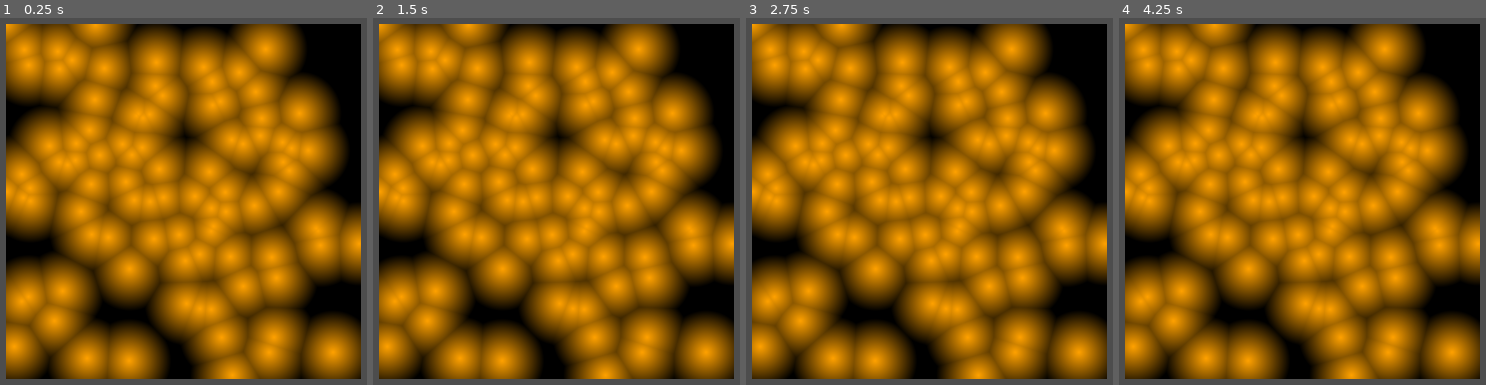
Above: before the commit, frames 1-4 (left to right).
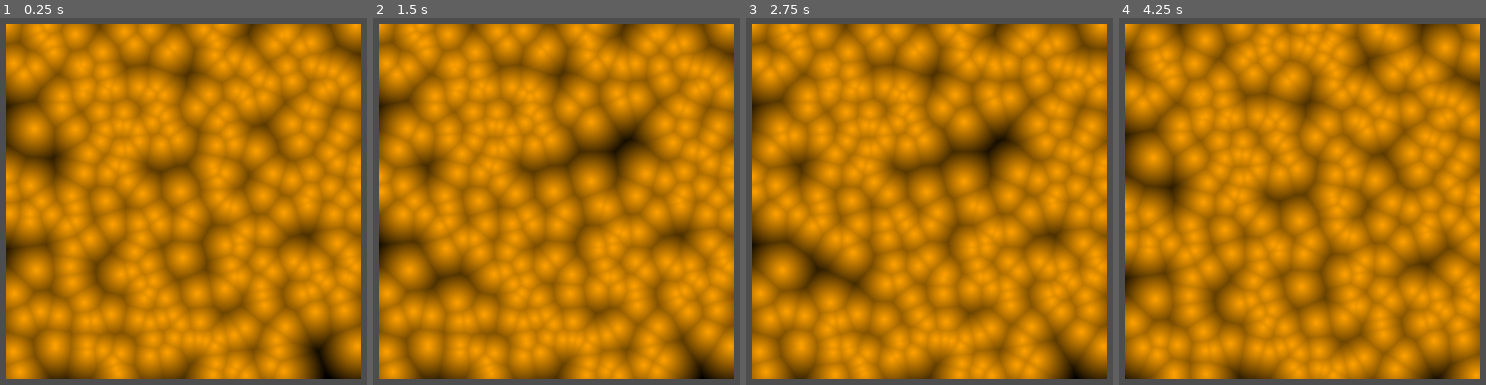
Above: after the commit, the same moments.

Repository: Seventyy/interactive-voronoi-cells-toy
Game: Godot game, scene res://main.tscn
Two runs of this game, one before a commit and one after it. Both use one fixed random seed, a clock stepped at 60 frames per second and the inputs below.
Inputs (mouse positions are in pixels of both pictures, inside the frame that each line leads up to):
- Up to frame 1 (0.25 s): no input
- Up to frame 2 (1.5 s): tap Enter at 0.5 s; drag from (556, 201) to (637, 102) at 0.52 s; tap Space at 1.25 s; drag from (395, 223) to (516, 289) at 1.27 s
- Up to frame 3 (2.75 s): tap Enter at 2 s; move the mouse to (1010, 102) at 2.02 s; hold Up (ui_up) from 2.03 s (still down); tap Shift at 2.1 s; click (1010, 102) at 2.17 s
- Up to frame 4 (4.25 s): release Up (ui_up) at 2.75 s; tap Space at 2.75 s; drag from (1262, 289) to (outside the picture) at 2.77 s; tap Enter at 3.5 s; move the mouse to (outside the picture) at 3.52 s; hold Down (ui_down) from 3.53 s (still down); tap O at 3.6 s; click (outside the picture) at 3.67 s

The runs differ from the first frame. In frame 1, 71% of the frame differs, in the area x 1-99%, y 1-99%; in frame 2, 71%; in frame 3, 71%; in frame 4, 72%.
Error before the commit: Parse Error: Identifier "points" not declared in the current scope. (res://texture.gd:12)

Commit message:
fajne, sadysfakcjonujące, na granicach chunków coś się chrzani

Diff:
--- a/chunk_manager.gd
+++ b/chunk_manager.gd
@@ -4,19 +4,20 @@
 
 const CHUNK_SIZE:int = 64
 const IMAGE_SIZE:int = 512
+@warning_ignore("integer_division")
 const CHUNK_COUNT:int = IMAGE_SIZE / CHUNK_SIZE # in one axis
-const POINT_AMOUNT:int = 100
+const POINT_AMOUNT:int = 256
 
-var points:Array[Vector2]
+var points:Array[Vector2i]
 var chunks:Dictionary[Vector2i, Chunk]
 
 class Chunk:
 	var points:Array[Vector2i]
 
 
-func chunkate_all(unchunkated_points:Array[Vector2i]) -> void:
-	var chunkated_points:Array[Vector2i]
-
+func chunkate_all() -> void:
+	initialise_chunks()
+	var unchunkated_points:Array[Vector2i] = points.duplicate()
 	for y in CHUNK_COUNT:
 		for x in CHUNK_COUNT:
 			var rect:Rect2i = Rect2i(Vector2i(x,y) * CHUNK_SIZE, Vector2i.ONE * CHUNK_SIZE)
@@ -47,7 +48,7 @@
 
 func _ready() -> void:
 	initialise_chunks()
-	var points:Array[Vector2i]
-	for point in texture.points:
+	var converted_points:Array[Vector2i]
+	for point in converted_points:
 		points.append(Vector2i(point))
-	chunkate_all(points)
+	chunkate_all()
--- /dev/null
+++ b/faller.gd
@@ -0,0 +1,15 @@
+extends Node
+
+@onready var chunk_manager: ChunkManager = %ChunkManager
+@onready var texture: TextureRect = %Texture
+
+func _process(_delta: float) -> void:
+	if (Input.is_action_pressed("ui_down")):
+		for i in chunk_manager.points.size():
+			if chunk_manager.points[i].y < chunk_manager.IMAGE_SIZE - 1:
+				chunk_manager.points[i].y += 1
+			else:
+				chunk_manager.points[i].x = randi_range(0, chunk_manager.IMAGE_SIZE - 1)
+				chunk_manager.points[i].y = 0
+		chunk_manager.chunkate_all()
+		texture.update_shader_parameters()
--- a/main.tscn
+++ b/main.tscn
@@ -1,10 +1,11 @@
-[gd_scene load_steps=9 format=4 uid="uid://d0esg5hek5a2q"]
+[gd_scene load_steps=8 format=4 uid="uid://d0esg5hek5a2q"]
 
 [ext_resource type="Shader" uid="uid://8to7l281cib" path="res://chunk_cells.gdshader" id="1_0xm2m"]
 [ext_resource type="Script" uid="uid://bi52kxq5xguh1" path="res://texture.gd" id="1_rnjbw"]
 [ext_resource type="Script" uid="uid://bckelvqodk075" path="res://chunk_manager.gd" id="3_h2yge"]
 [ext_resource type="Script" uid="uid://w0imv6x74fxf" path="res://teleporter.gd" id="4_1bvp3"]
-[ext_resource type="Script" uid="uid://cbselx76ah5wr" path="res://tool.gd" id="5_lquwl"]
+[ext_resource type="Script" uid="uid://drxukpqub8yl" path="res://faller.gd" id="5_lquwl"]
+[ext_resource type="Script" uid="uid://dg8t401vqhany" path="res://repeller.gd" id="6_7mycd"]
 
 [sub_resource type="ShaderMaterial" id="ShaderMaterial_0xm2m"]
 shader = ExtResource("1_0xm2m")
@@ -16,15 +17,6 @@
 shader_parameter/b = 0.0
 shader_parameter/c = 0.0
 shader_parameter/d = 0.0
-
-[sub_resource type="Gradient" id="Gradient_m7tpq"]
-offsets = PackedFloat32Array(0)
-colors = PackedColorArray(0, 0, 0, 1)
-
-[sub_resource type="GradientTexture2D" id="GradientTexture2D_ycrr1"]
-gradient = SubResource("Gradient_m7tpq")
-width = 512
-height = 512
 
 [node name="Main" type="Control"]
 layout_mode = 3
@@ -47,7 +39,6 @@
 anchor_bottom = 0.5
 grow_horizontal = 2
 grow_vertical = 2
-texture = SubResource("GradientTexture2D_ycrr1")
 script = ExtResource("1_rnjbw")
 
 [node name="ChunkManager" type="Node" parent="Texture"]
@@ -57,9 +48,11 @@
 [node name="Teleporter" type="Node" parent="Texture"]
 script = ExtResource("4_1bvp3")
 
-[node name="Tool" type="Node" parent="Texture"]
+[node name="Repeller" type="Node" parent="Texture"]
+script = ExtResource("6_7mycd")
+
+[node name="Faller" type="Node" parent="Texture"]
 script = ExtResource("5_lquwl")
 
-[node name="ShaderManager" type="Node" parent="Texture"]
-
 [connection signal="gui_input" from="Texture" to="Texture/Teleporter" method="_on_texture_gui_input"]
+[connection signal="gui_input" from="Texture" to="Texture/Repeller" method="_on_texture_gui_input"]
--- a/project.godot
+++ b/project.godot
@@ -15,6 +15,14 @@
 config/features=PackedStringArray("4.4", "Forward Plus")
 config/icon="res://icon.svg"
 
+[debug]
+
+settings/stdout/print_fps=true
+
+[display]
+
+window/vsync/vsync_mode=0
+
 [editor_plugins]
 
 enabled=PackedStringArray("res://addons/script-ide/plugin.cfg")
--- /dev/null
+++ b/repeller.gd
@@ -0,0 +1,17 @@
+extends Node
+
+@onready var chunk_manager: ChunkManager = %ChunkManager
+@onready var texture: TextureRect = %Texture
+#
+#func _on_texture_gui_input(event: InputEvent) -> void:
+	#if event is InputEventMouseMotion and Input.is_mouse_button_pressed(MOUSE_BUTTON_LEFT) and\
+	#Rect2i(Vector2i.ZERO, Vector2i.ONE * chunk_manager.IMAGE_SIZE).has_point(event.position):
+		#for i in range(-1, 2):
+			#for j in range(-1, 2):
+				#for point in chunk_manager.get_chunk(event.position).points:
+					#chunk_manager.remove_point(point)
+					#chunk_manager.chunkate_point(Vector2i(
+						#randi_range(0, chunk_manager.IMAGE_SIZE - 1),
+						#randi_range(0, chunk_manager.IMAGE_SIZE - 1)
+					#))
+				#texture.update_shader_parameters()
--- a/teleporter.gd
+++ b/teleporter.gd
@@ -1,10 +1,15 @@
 extends Node
 
 @onready var chunk_manager: ChunkManager = %ChunkManager
+@onready var texture: TextureRect = %Texture
 
 func _on_texture_gui_input(event: InputEvent) -> void:
-	if event is InputEventMouseButton:
-		if (event.button_index == MOUSE_BUTTON_LEFT):
-			for point in chunk_manager.get_chunk(event.position).points:
-				chunk_manager.remove_point(point)
-				chunk_manager.chunkate_point(point)
+	if event is InputEventMouseMotion and Input.is_mouse_button_pressed(MOUSE_BUTTON_LEFT) and\
+	Rect2i(Vector2i.ZERO, Vector2i.ONE * chunk_manager.IMAGE_SIZE).has_point(event.position):
+		for point in chunk_manager.get_chunk(event.position).points:
+			chunk_manager.remove_point(point)
+			chunk_manager.chunkate_point(Vector2i(
+				randi_range(0, chunk_manager.IMAGE_SIZE - 1),
+				randi_range(0, chunk_manager.IMAGE_SIZE - 1)
+			))
+		texture.update_shader_parameters()
--- a/texture.gd
+++ b/texture.gd
@@ -1,46 +1,47 @@
 extends TextureRect
 
-
-func update_shader_parameters():
-	#var positions:PackedVector2Array = \
-		#points.map(func(point:Cell) -> Vector2: return point.pos / Vector2(image_size))
-	#material.set_shader_parameter(&"positions", positions)
-	material.set_shader_parameter(&"points", get_points_vec4())
+@onready var chunk_manager: ChunkManager = %ChunkManager
 
 
-func get_points_vec4() -> PackedVector4Array:
-	var unchunkated_points:Array[Vector2] = points
-	var chunkated_points:Array[Vector4]
-
-	for y in IMAGE_SIZE.y/CHUNK_SIZE:
-		for x in IMAGE_SIZE.x/CHUNK_SIZE:
-			var rect:Rect2i = Rect2i(Vector2i(x,y) * CHUNK_SIZE, Vector2i.ONE * CHUNK_SIZE)
-			for point in unchunkated_points:
-				if rect.has_point(point):
-					chunkated_points.append(Vector4(
-						x, y, point.x/IMAGE_SIZE.x, point.y/IMAGE_SIZE.y))
-					unchunkated_points.erase(point)
-
-	for point in chunkated_points:
-		print(point)
-
-	return PackedVector4Array(chunkated_points)
+func _ready() -> void:
+	initialise_texture()
+	scatter_points()
+	update_shader_parameters()
 
 
-func get_points_texture():
-	var image:Image = Image.new()
-	image = image.create_empty(points.size(), 1, false, Image.FORMAT_RG8)
-	for i in points.size():
-		image.set_pixelv(Vector2i.RIGHT * i, Color8(
-			remap(points[i].x, 0, IMAGE_SIZE.x, 0, 256),
-			remap(points[i].y, 0, IMAGE_SIZE.y, 0, 256),
-			0
+func initialise_texture() -> void:
+	texture = ImageTexture.create_from_image(
+		Image.create_empty(
+			chunk_manager.IMAGE_SIZE, chunk_manager.IMAGE_SIZE,
+			false, Image.FORMAT_RGB8))
+
+
+func scatter_points() -> void:
+	chunk_manager.points.clear()
+	for i in chunk_manager.POINT_AMOUNT:
+		chunk_manager.points.append(Vector2i(
+			randi_range(0, chunk_manager.IMAGE_SIZE - 1),
+			randi_range(0, chunk_manager.IMAGE_SIZE - 1)
 		))
-	var points_texture:ImageTexture = ImageTexture.new()
-	points_texture = points_texture.create_from_image(image)
+	chunk_manager.chunkate_all()
 
-	#for i in 10:
-		#print(image.get_pixel(i, 0))
-	#print("---")
 
-	return points_texture
+func update_shader_parameters() -> void:
+	material.set_shader_parameter(&"points", get_points_as_vec4(chunk_manager.points))
+
+
+func get_points_as_vec4(points:Array[Vector2i]) -> PackedVector4Array:
+	var points_as_vec4:Array[Vector4]
+
+	for y in chunk_manager.CHUNK_COUNT:
+		for x in chunk_manager.CHUNK_COUNT:
+			var chunk_points:Array[Vector2i] = chunk_manager.chunks[Vector2i(x,y)].points
+			for point in chunk_points:
+				points_as_vec4.append(Vector4(
+					x,
+					y,
+					float(point.x)/chunk_manager.IMAGE_SIZE,
+					float(point.y)/chunk_manager.IMAGE_SIZE
+				))
+
+	return PackedVector4Array(points_as_vec4)
--- a/tool.gd
+++ b/tool.gd
@@ -1,14 +1,4 @@
-@tool
 extends Node
 
-@export_tool_button("Scatter Points")
-var scatter_points_action = scatter_points
-
+@onready var texture: TextureRect = %Texture
 @onready var chunk_manager: ChunkManager = %ChunkManager
-
-func scatter_points():
-	for i in chunk_manager.POINT_AMOUNT:
-		chunk_manager.points.append(Vector2(
-			randf_range(0, chunk_manager.IMAGE_SIZE),
-			randf_range(0, chunk_manager.IMAGE_SIZE)
-		))
Not shown, changed: consts.gdshaderinc
Not shown, added: faller.gd.uid
Not shown, added: repeller.gd.uid
